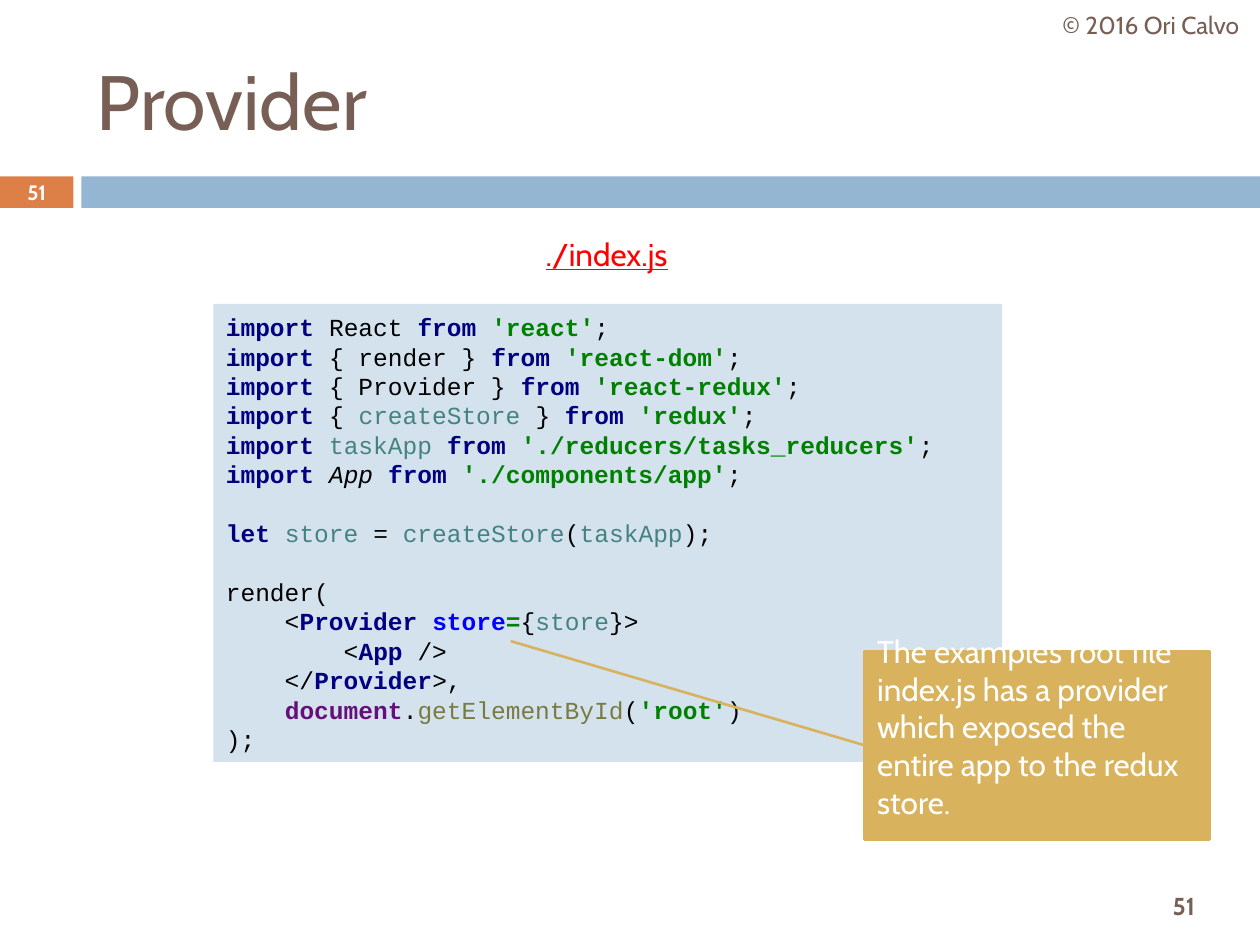
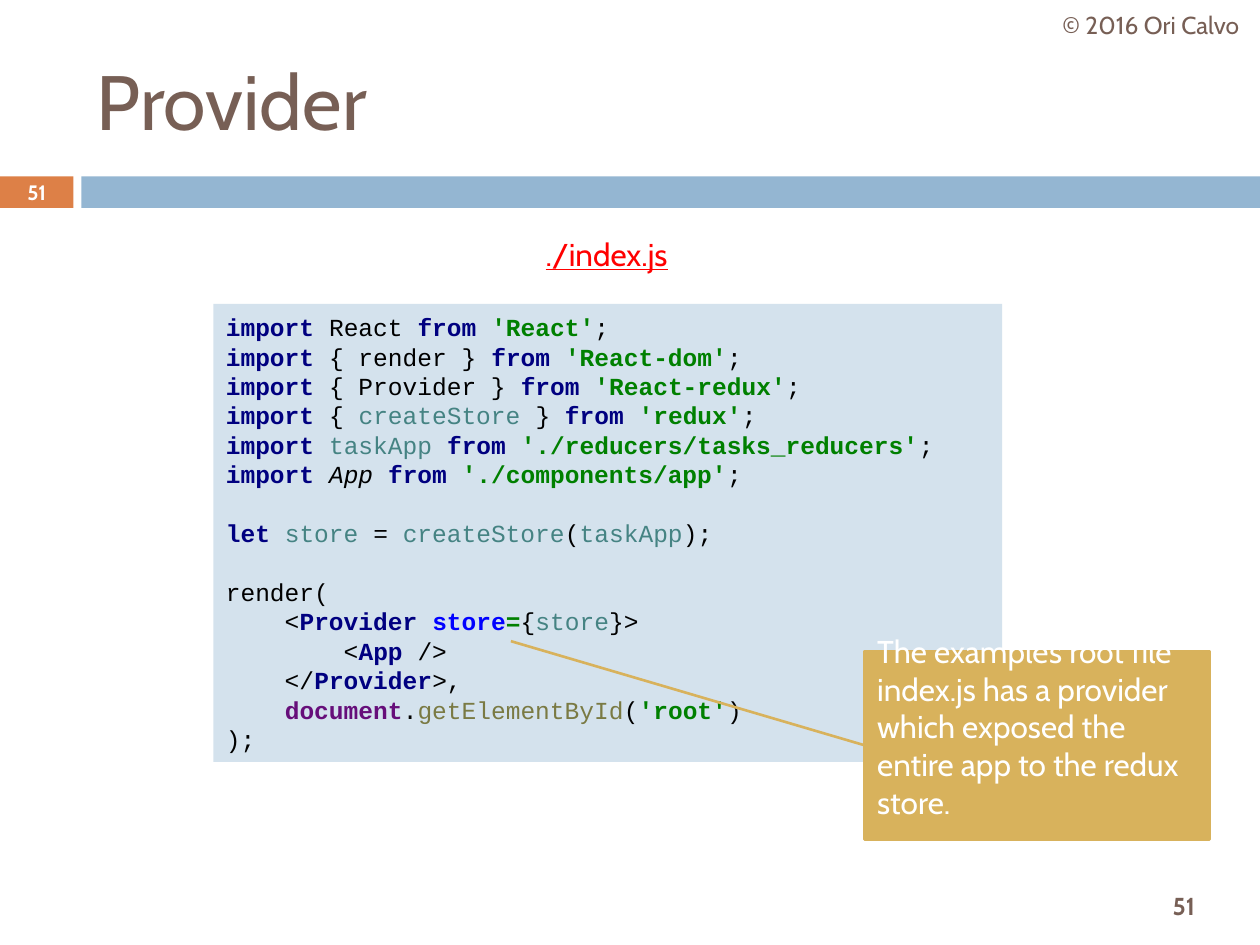
Before and after one commit to oricalvo/course-redux, a slide deck: slide 51 of Redux.pptx. Drawn at 1260x945 pixels with LibreOffice and Linux fonts; fonts in the diff are those of the drawing. Boxes give left, top, right and bottom in pixels: in the first picture for what was removed or moved away, otherwise in the second. Text is boxed around its words. In the diff, an @@ line names an element or a change of style, - is before the commit and + after.

```diff
--- a/Redux.pptx
+++ b/Redux.pptx
@@ text in rectangle at [226,318,934,724]: text changed @@
-import React from 'react';
-import { render } from 'react-dom';
-import { Provider } from 'react-redux';
-import { createStore } from 'redux';
-import taskApp from './reducers/tasks_reducers';
-import App from './components/app';
-let store = createStore(taskApp);
-render(
-<Provider store={store}>
-<App />
-</Provider>,
-document.getElementById('root')
-);
+import React from 'React';
+import { render } from 'React-dom';
+import { Provider } from 'React-redux';
+import { createStore } from 'redux';
+import taskApp from './reducers/tasks_reducers';
+import App from './components/app';
+let store = createStore(taskApp);
+render(
+<Provider store={store}>
+<App />
+</Provider>,
+document.getElementById('root')
+);
```
Also in this commit, not shown: 8 other slides changed, 16 slides added.
